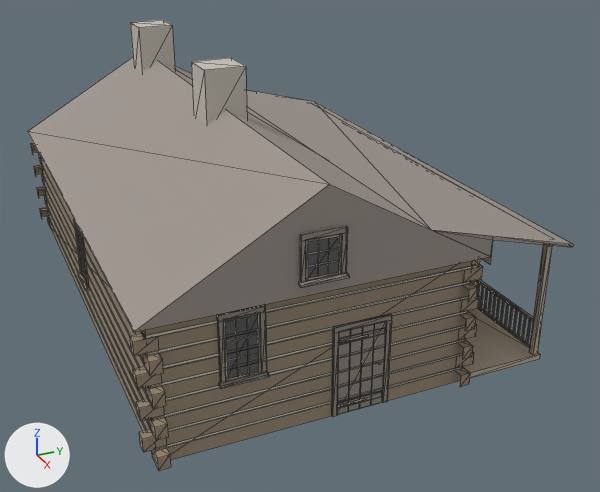
Renders of the glTF model chicago/4d/assets/gltf/kinzie_house_1812__kinzie_1804.glb from each side of a commit.
One viewpoint serves both versions: a camera (50 mm lens) standing at (24.56, -2.66, 10.07) and looking at (7.29, 5.11, 1.44). The lights are fixed; the arrows at lower left show +X, +Y and +Z. The older version comes first. Mesh edges are drawn as thin lines.

The first picture shows 'kinzie_house_1812__kinzie_1804'.
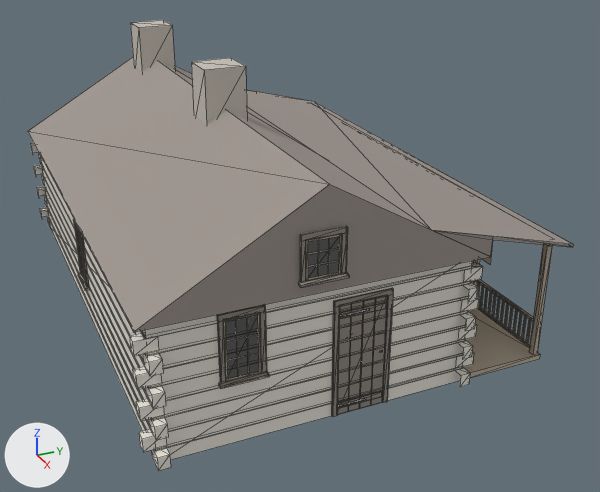
Where the change shows, as pixel boxes [x1, y1, x2, y2] in the pictures (600 x 492 px):
```json
{"object": "kinzie_house_1812__kinzie_1804", "change": "recoloured", "before": [30, 140, 511, 471], "after": [30, 140, 511, 471], "on screen": "brown to grey"}
```

The change, as JSON lines over the scene's bpy script:
```json
{"op": "set", "path": "mat_log.base_color", "old": "(0.34, 0.266, 0.188)", "new": "(0.847, 0.82, 0.737)", "note": "brown #9e8d78 -> white #edeadf"}
```
